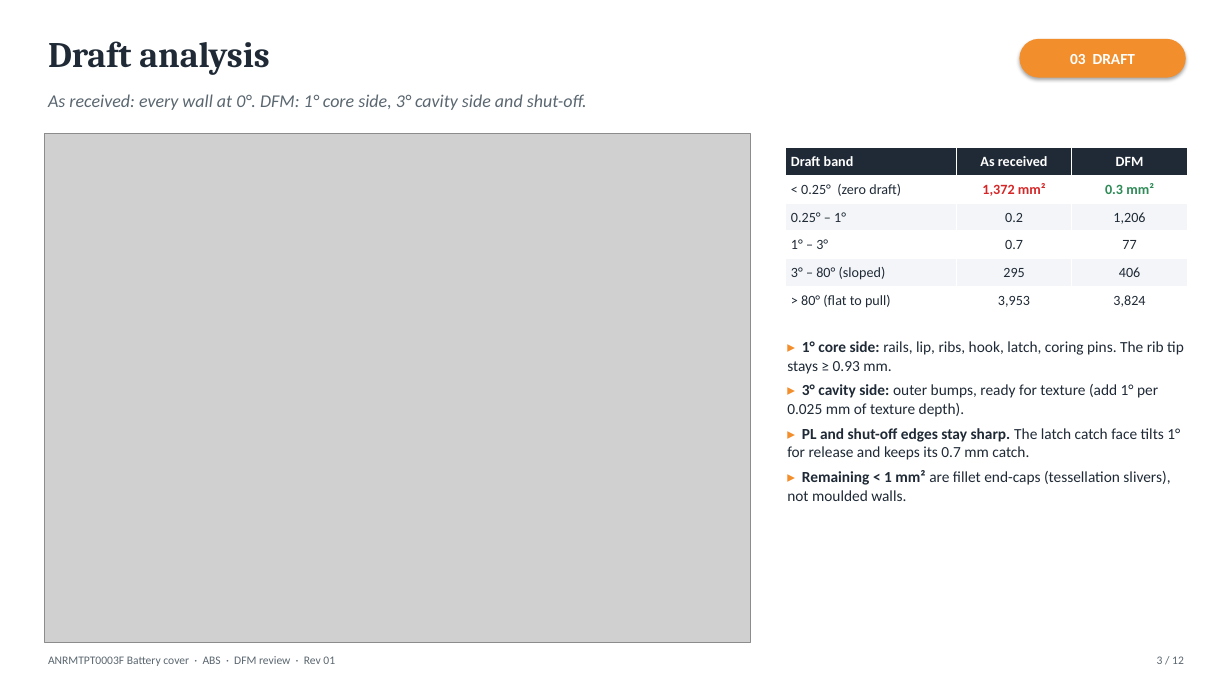
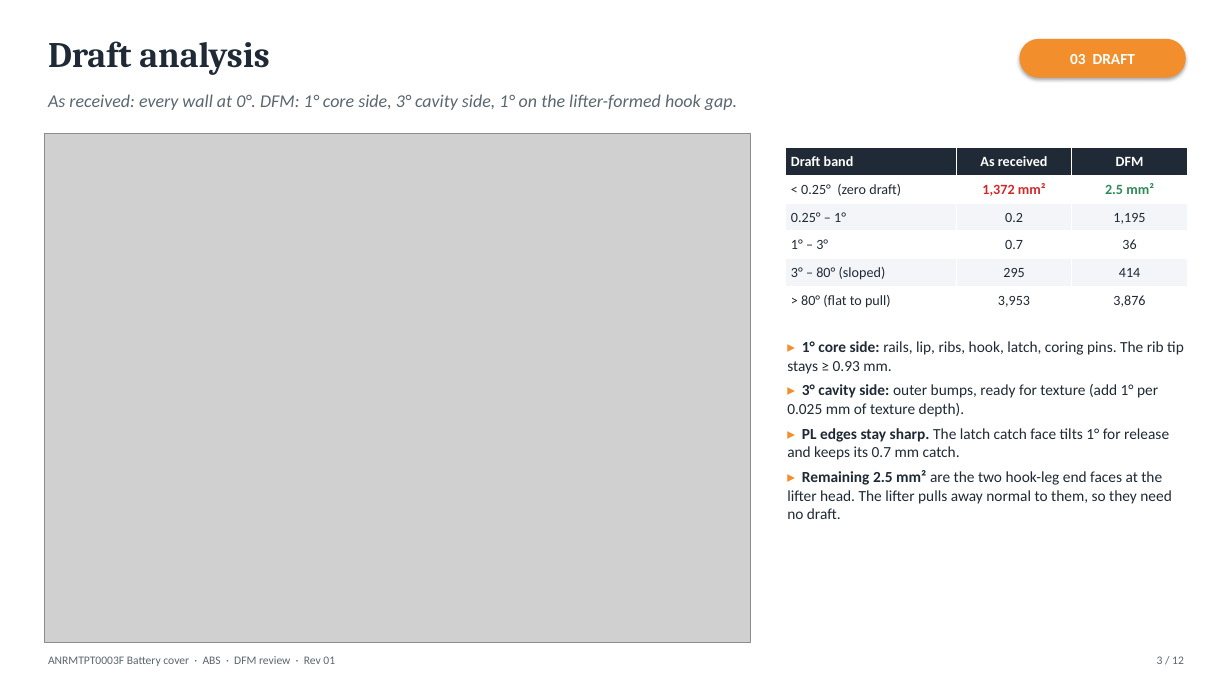
Before and after one commit to moatazmostafaeleraky-eng/Moataz-engineering, a slide deck: slide 3 of output/DFM.pptx. Drawn at 1232x693 pixels with LibreOffice and Linux fonts; fonts in the diff are those of the drawing; grey boxes stand for pictures. Boxes give left, top, right and bottom in pixels: in the first picture for what was removed or moved away, otherwise in the second. Text is boxed around its words. In the diff, an @@ line names an element or a change of style, - is before the commit and + after.

```diff
--- a/output/DFM.pptx
+++ b/output/DFM.pptx
@@ text at bbox=[48, 94, 737, 110]: text changed @@
-As received: every wall at 0°. DFM: 1° core side, 3° cavity side and shut-off.
+As received: every wall at 0°. DFM: 1° core side, 3° cavity side, 1° on the lifter-formed hook gap.
@@ table at bbox=[786, 148, 1188, 314] @@
-row 2, column 3: 0.3 mm²
+row 2, column 3: 2.5 mm²
-row 3, column 3: 1,206
+row 3, column 3: 1,195
-row 4, column 3: 77
+row 4, column 3: 36
-row 5, column 3: 406
+row 5, column 3: 414
-row 6, column 3: 3,824
+row 6, column 3: 3,876
@@ text at bbox=[787, 428, 1171, 519]: text changed @@
-▸ PL and shut-off edges stay sharp. The latch catch face tilts 1° for release and keeps its 0.7 mm catch.
-▸ Remaining < 1 mm² are fillet end-caps (tessellation slivers), not moulded walls.
+▸ PL edges stay sharp. The latch catch face tilts 1° for release and keeps its 0.7 mm catch.
+▸ Remaining 2.5 mm² are the two hook-leg end faces at the lifter head. The lifter pulls away normal to them, so they need no draft.
```
Also in this commit, not shown: 10 other slides changed, 17 other files.
